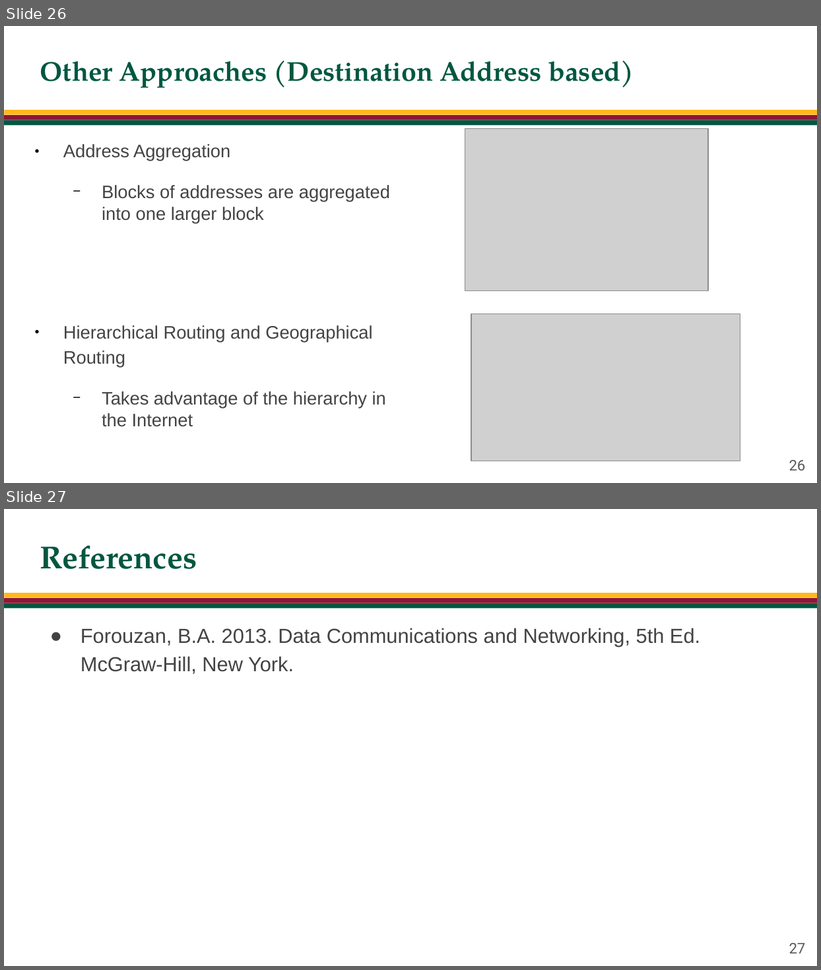
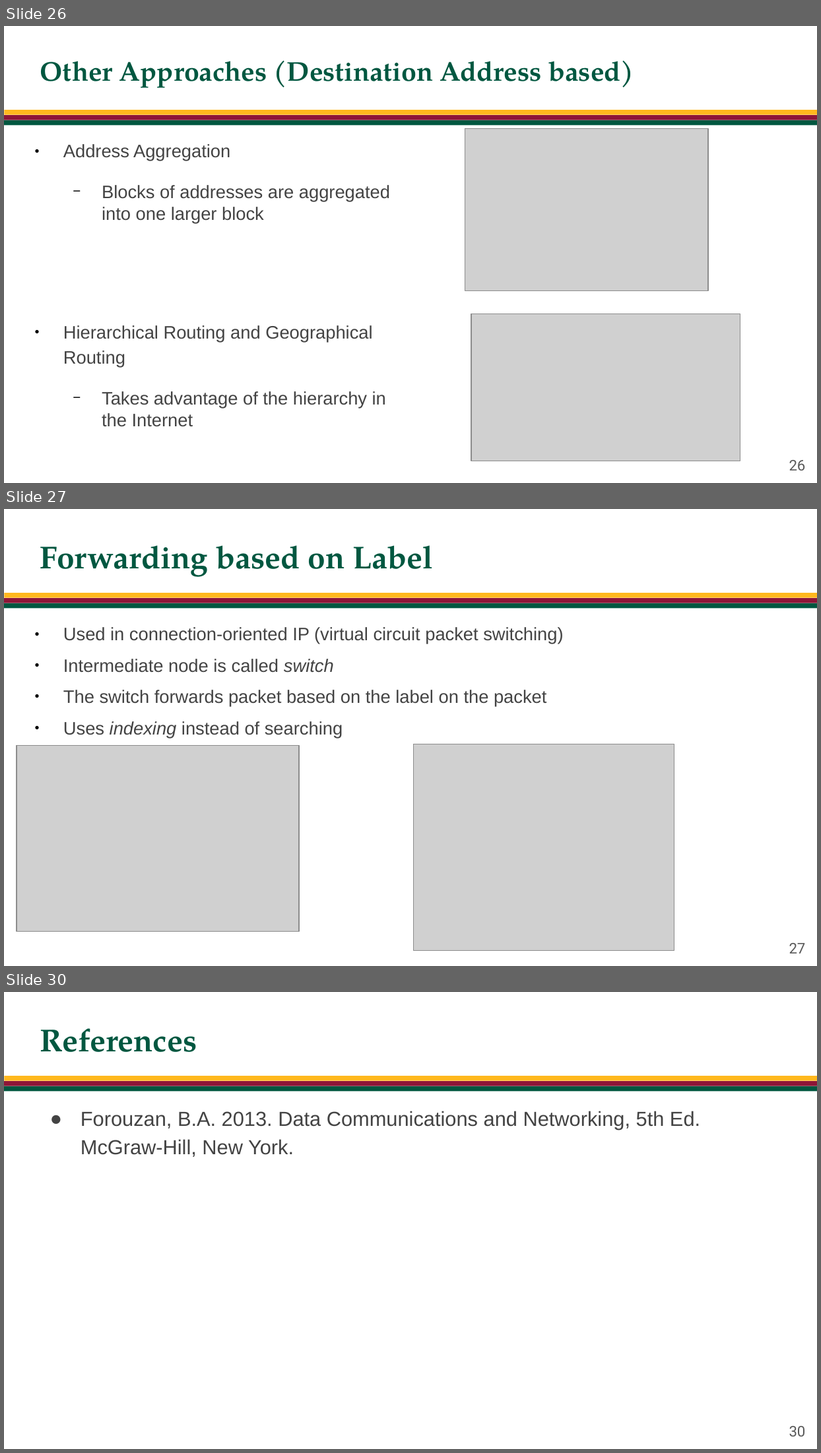
Before and after one commit to jachermocilla/extra-course-materials, a slide deck: cmsc137/slides-rsm/CMSC 137 - 21 - Routing.odp. Shown one above the other, each under a label of ours: slides 26 and 27 before the commit, slides 26, 27 and 30 after it; the slides between them are not shown. The pictures are 821x970 and 821x1453 pixels, drawn with LibreOffice and Linux fonts; fonts in the diff are those of the drawing; grey boxes stand for pictures; background and template pictures are left out. Boxes give left, top, right and bottom in pixels: in the first picture for what was removed or moved away, otherwise in the second. Text is boxed around its words. In the diff, an @@ line names an element or a change of style, - is before the commit and + after.

```diff
--- a/cmsc137/slides-rsm/CMSC 137 - 21 - Routing.odp
+++ b/cmsc137/slides-rsm/CMSC 137 - 21 - Routing.odp
@@ slide 27 added at (x1=4, y1=509, x2=817, y2=966), background #FFFFFF; not listed: 3 template elements that a slide beside it also shows @@
@@ title added at (x1=40, y1=545, x2=433, y2=577), 28 pt, text #005740, bold @@
+Forwarding based on Label
@@ text added at (x1=63, y1=627, x2=563, y2=738), 16 pt, text #434343 @@
+● Used in connection-oriented IP (virtual circuit packet switching)
+● Intermediate node is called switch
+● The switch forwards packet based on the label on the packet
+● Uses indexing instead of searching
@@ picture added at (x1=16, y1=746, x2=299, y2=932) @@
@@ picture added at (x1=414, y1=745, x2=674, y2=951) @@
@@ page number added at (x1=789, y1=943, x2=806, y2=954), 13 pt, text #595959 @@
+27
@@ what was slide 27 is now slide 30 @@
@@ page number at (x1=789, y1=1426, x2=806, y2=1437): text changed @@
-27
+30
```
Also in this commit, not shown: 2 slides changed, 2 other slides added, 1 other file.
